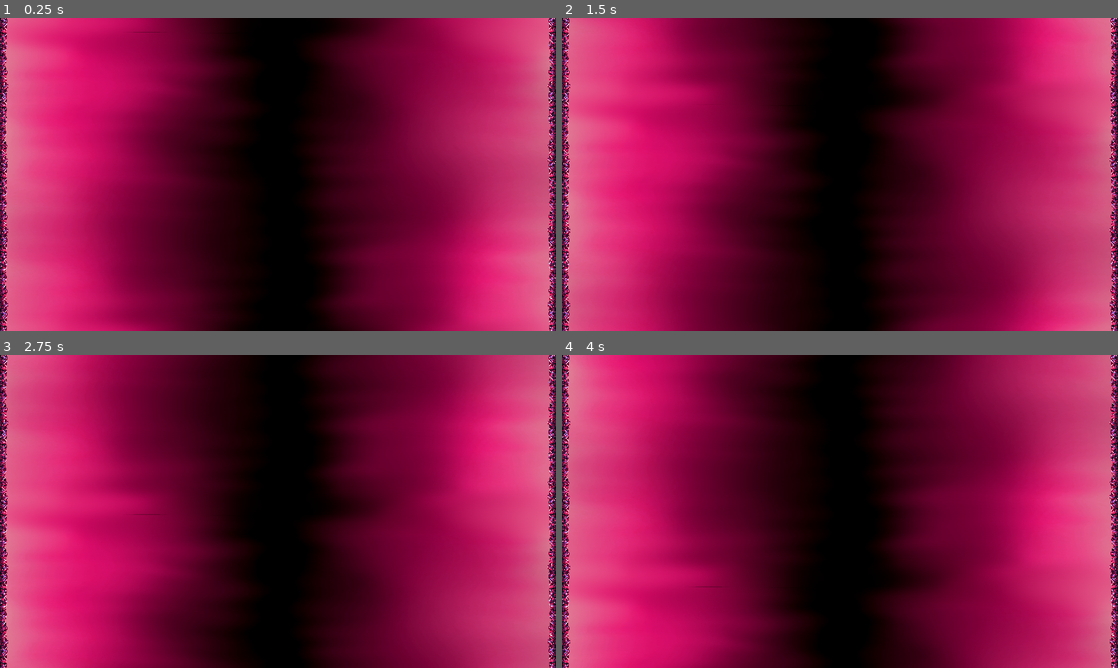
Above: before the commit, frames 1-4 (two rows, left to right).
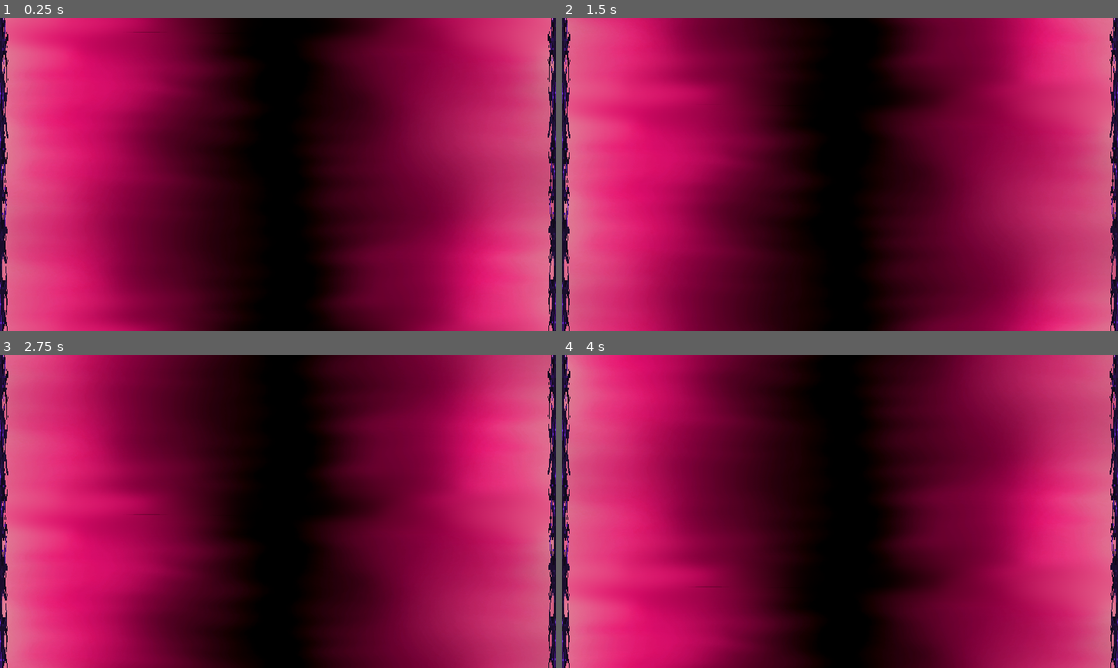
Above: after the commit, the same moments.

Repository: Seblis/Weaponized
Game: Godot game, scene res://util/parallax_background.tscn
Two runs of this game, one before a commit and one after it. Both use one fixed random seed, a clock stepped at 60 frames per second and the inputs below. The project has no main scene, so this scene is started directly.
Inputs (mouse positions are in pixels of both pictures, inside the frame that each line leads up to):
- Up to frame 1 (0.25 s): no input
- Up to frame 2 (1.5 s): move the mouse to (962, 158) at 0.52 s; hold D (move_right) 0.53-1.28 s; hold Space (fire) 0.53-1.28 s; move the mouse to (728, 190) at 1.27 s; hold S (move_down) from 1.28 s (still down); tap Space (fire) at 1.35 s
- Up to frame 3 (2.75 s): move the mouse to (333, 442) at 2.02 s; release S (move_down) at 2.03 s; hold D (move_right) from 2.03 s (still down); hold Space (fire) from 2.03 s (still down)
- Up to frame 4 (4 s): move the mouse to (812, 574) at 2.77 s; release D (move_right) at 2.78 s; release Space (fire) at 2.78 s; hold W (move_up) 2.78-3.53 s; tap Space (fire) at 2.85 s; move the mouse to (1006, 558) at 3.52 s; hold A (move_left) from 3.53 s (still down); hold Space (fire) from 3.53 s (still down)

The runs differ from the first frame. In frame 1, 2.1% of the frame differs, in the area x 0-100%, y 0-100%; in frame 2, 2.1%; in frame 3, 2.1%; in frame 4, 2.1%.

Commit message:
Testing stretched frames
testing stretched frames instead of copying them to match the screen

Diff:
--- a/util/parallax_background.gd
+++ b/util/parallax_background.gd
@@ -7,7 +7,7 @@
 
 # Sprite is for background while frames is for left and right frame
 @onready var sprite = $ParallaxLayer/Sprite2D
-@onready var frames = $Frames
+@onready var frames = $Frames2
 
 func _ready() -> void:
 	sprite.texture = background_texture
--- a/util/parallax_background.tscn
+++ b/util/parallax_background.tscn
@@ -2,12 +2,12 @@
 
 [ext_resource type="Script" path="res://util/parallax_background.gd" id="1_kiemq"]
 [ext_resource type="Texture2D" uid="uid://b3x3uclsm0fxa" path="res://assets/background/Ruby_BG.png" id="2_dnvik"]
-[ext_resource type="Texture2D" uid="uid://fvu4j3k30g14" path="res://assets/background/RUBY biom_BG.png" id="3_1dv22"]
+[ext_resource type="Texture2D" uid="uid://du44r4j2kg567" path="res://assets/background/Void_Side_BG.png" id="3_6bnki"]
 
 [node name="ParallaxBackground" type="ParallaxBackground"]
 script = ExtResource("1_kiemq")
 background_texture = ExtResource("2_dnvik")
-frame_texture = ExtResource("3_1dv22")
+frame_texture = ExtResource("3_6bnki")
 
 [node name="ParallaxLayer" type="ParallaxLayer" parent="."]
 motion_mirroring = Vector2(1920, 1080)
@@ -18,6 +18,7 @@
 region_rect = Rect2(0, 0, 1920, 1080)
 
 [node name="Frames" type="Node2D" parent="."]
+visible = false
 
 [node name="LeftFrame" type="Sprite2D" parent="Frames"]
 position = Vector2(15, 128)
@@ -53,3 +54,50 @@
 
 [node name="RightFrame5" type="Sprite2D" parent="Frames"]
 position = Vector2(1905, 1137)
+
+[node name="Frames2" type="Node2D" parent="."]
+
+[node name="LeftFrame" type="Sprite2D" parent="Frames2"]
+position = Vector2(15, 128)
+scale = Vector2(1, 8)
+flip_h = true
+
+[node name="LeftFrame2" type="Sprite2D" parent="Frames2"]
+visible = false
+position = Vector2(14, 384)
+flip_h = true
+
+[node name="LeftFrame3" type="Sprite2D" parent="Frames2"]
+visible = false
+position = Vector2(15, 627)
+flip_h = true
+
+[node name="LeftFrame4" type="Sprite2D" parent="Frames2"]
+visible = false
+position = Vector2(15, 883)
+flip_h = true
+
+[node name="LeftFrame5" type="Sprite2D" parent="Frames2"]
+visible = false
+position = Vector2(15, 1139)
+flip_h = true
+
+[node name="RightFrame" type="Sprite2D" parent="Frames2"]
+position = Vector2(1905, 126)
+scale = Vector2(1, 8)
+
+[node name="RightFrame2" type="Sprite2D" parent="Frames2"]
+visible = false
+position = Vector2(1904, 382)
+
+[node name="RightFrame3" type="Sprite2D" parent="Frames2"]
+visible = false
+position = Vector2(1905, 625)
+
+[node name="RightFrame4" type="Sprite2D" parent="Frames2"]
+visible = false
+position = Vector2(1905, 881)
+
+[node name="RightFrame5" type="Sprite2D" parent="Frames2"]
+visible = false
+position = Vector2(1905, 1137)
